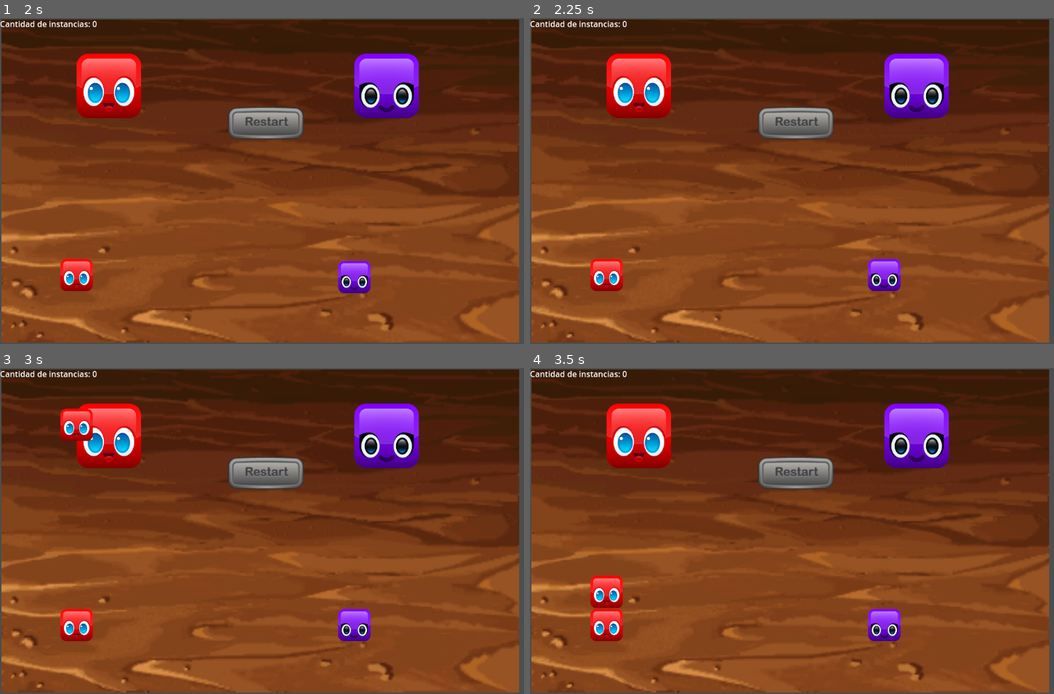
Above: before the commit, frames 1-4 (two rows, left to right).
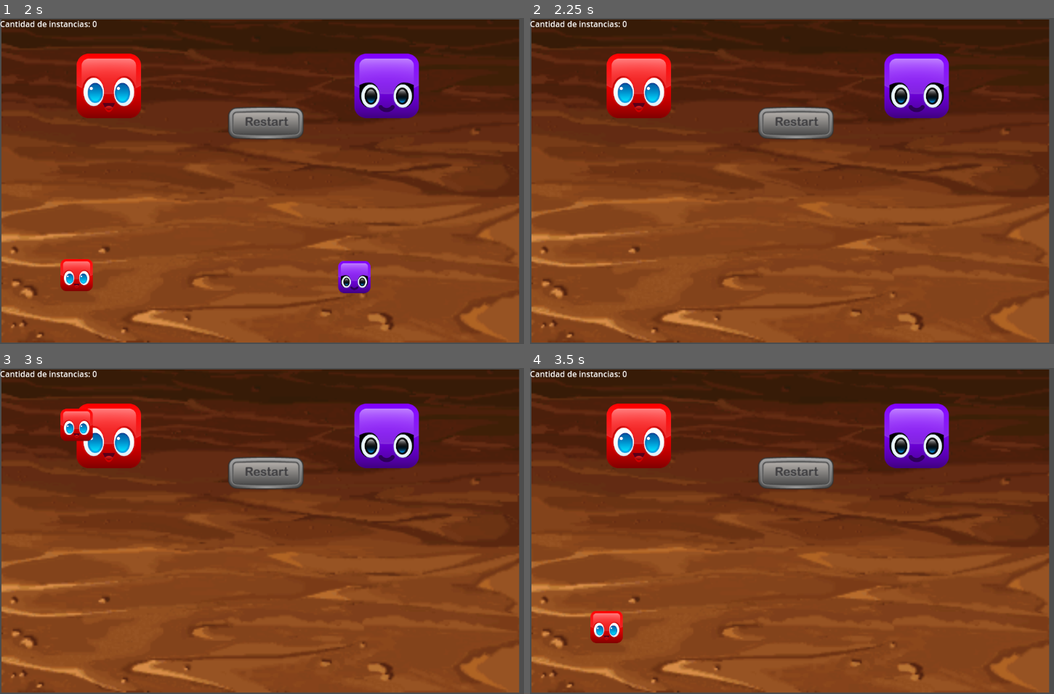
Above: after the commit, the same moments.

Repository: damian1ilin/ejercicio_senales
Game: Godot game, scene res://scenes/Menu/Menu.tscn
Two runs of this game, one before a commit and one after it. Both use one fixed random seed, a clock stepped at 60 frames per second and the inputs below.
Inputs (mouse positions are in pixels of both pictures, inside the frame that each line leads up to):
- Up to frame 1 (2 s): click (110, 86) at 0.5 s; click (387, 86) at 1.25 s
- Up to frame 2 (2.25 s): click (797, 122) at 2 s
- Up to frame 3 (3 s): click (110, 436) at 2.75 s
- Up to frame 4 (3.5 s): no input

Frame 1 is identical in both runs. In frame 2, 1.2% of the frame differs, in the area x 11-71%, y 73-84%; in frame 3, 1.2%; in frame 4, 1.5%, in the area x 11-71%, y 63-85%.

Commit message:
5- Funcion "delete" en escena Reset
Agregada la función para borrar los bloques generados al tocar el boton de reset

Diff:
--- /dev/null
+++ b/scenes/Buttons/Reset/Reset.gd
@@ -0,0 +1,15 @@
+extends TextureButton
+
+
+# Called when the node enters the scene tree for the first time.
+func _ready():
+	pass # Replace with function body.
+
+
+# Called every frame. 'delta' is the elapsed time since the previous frame.
+func _process(delta):
+	pass
+
+
+func _on_button_down():
+	get_tree().call_group("blocks", "delete")
--- a/scenes/Buttons/Reset/Reset.tscn
+++ b/scenes/Buttons/Reset/Reset.tscn
@@ -1,11 +1,10 @@
-[gd_scene load_steps=2 format=2]
+[gd_scene load_steps=3 format=3 uid="uid://b6cwnncm1xeat"]
 
-[ext_resource path="res://assets/restart.png" type="Texture" id=1]
+[ext_resource type="Texture2D" uid="uid://dlrbytvyhp1kb" path="res://assets/restart.png" id="1"]
+[ext_resource type="Script" path="res://scenes/Buttons/Reset/Reset.gd" id="2_jyu4m"]
 
 [node name="Reset" type="TextureButton"]
-margin_right = 40.0
-margin_bottom = 40.0
-texture_normal = ExtResource( 1 )
-__meta__ = {
-"_edit_use_anchors_": false
-}
+texture_normal = ExtResource("1")
+script = ExtResource("2_jyu4m")
+
+[connection signal="button_down" from="." to="." method="_on_button_down"]
Not shown: 1 places in scenes/Menu/Menu.tscn that only renumber resources
